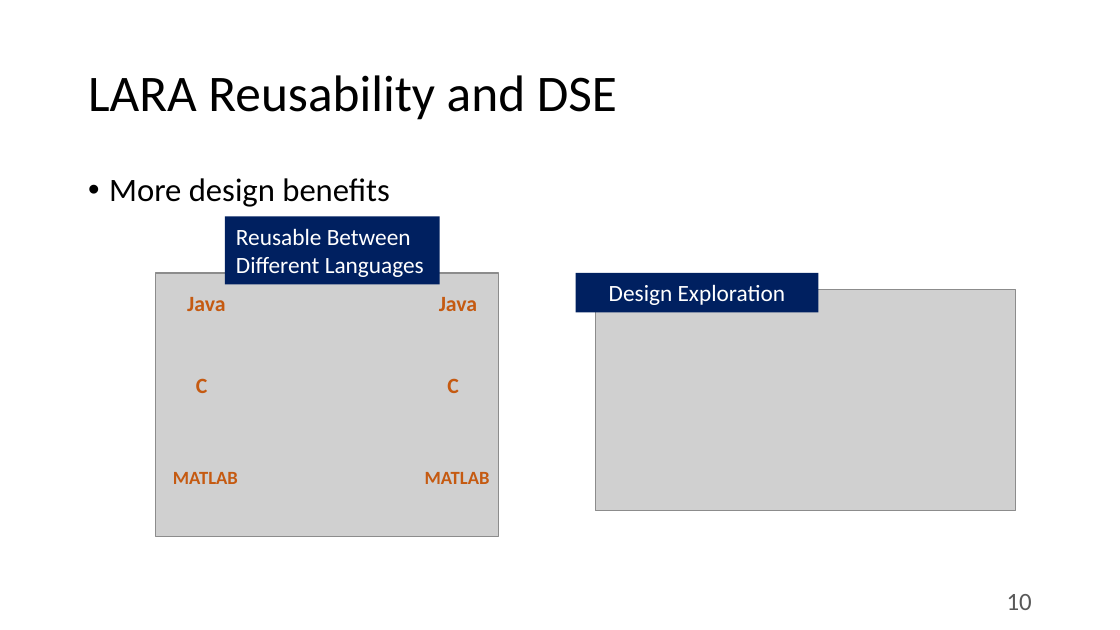
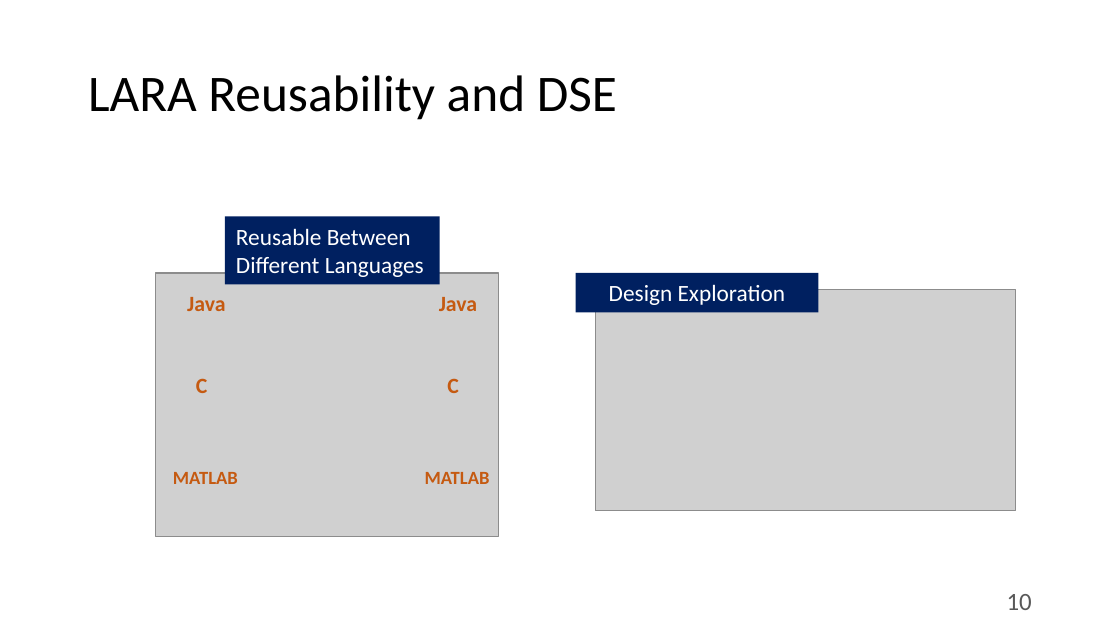
Before and after one commit to specs-feup/specs-lara, a slide deck: slide 10 of Tutorial-2018-INDIN/Clava-Tutorial.pptx. Drawn at 1120x630 pixels with LibreOffice and Linux fonts; fonts in the diff are those of the drawing; grey boxes stand for pictures. Boxes give left, top, right and bottom in pixels: in the first picture for what was removed or moved away, otherwise in the second. Text is boxed around its words. In the diff, an @@ line names an element or a change of style, - is before the commit and + after.

```diff
--- a/Tutorial-2018-INDIN/Clava-Tutorial.pptx
+++ b/Tutorial-2018-INDIN/Clava-Tutorial.pptx
@@ text removed at box(109, 178, 390, 207) @@
-• More design benefits
```
Also in this commit, not shown: 8 other slides changed, 10 slides added, 2 slides removed, 5 other files.
